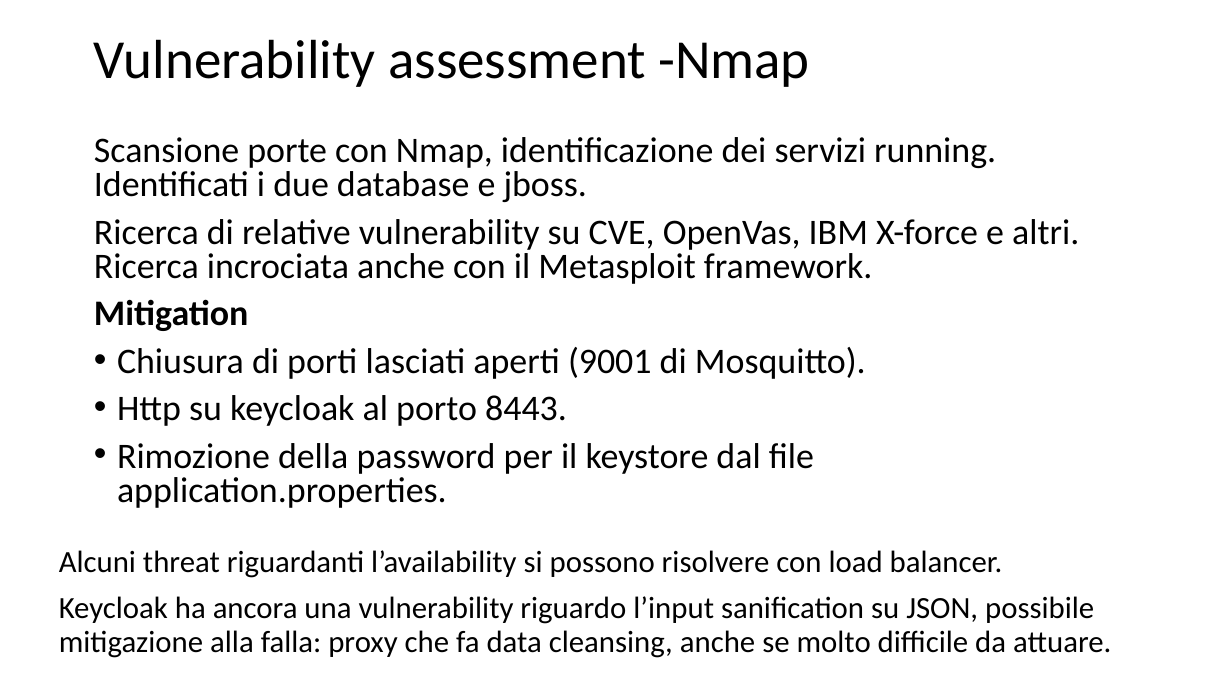
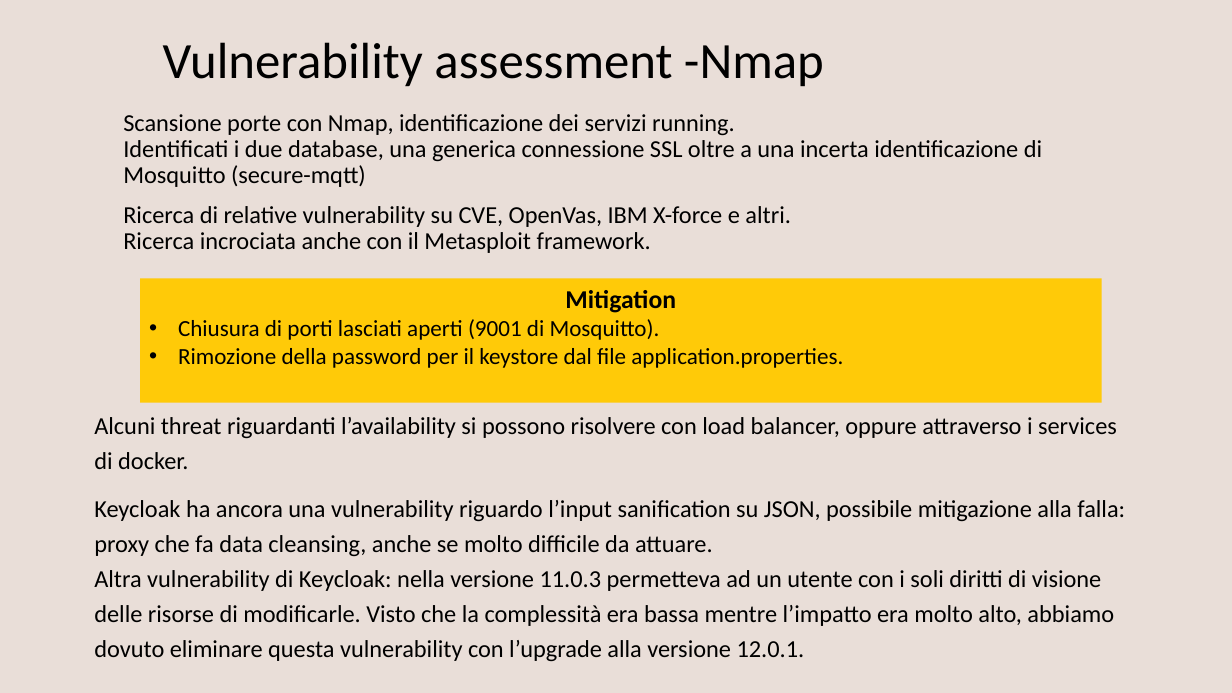
Before and after one commit to marcobarlo/GreenhouseSec, a slide deck: slide 20 of pres.pptx (slide 17 before the commit). Drawn at 1232x693 pixels with LibreOffice and Linux fonts; fonts in the diff are those of the drawing. Boxes give left, top, right and bottom in pixels: in the first picture for what was removed or moved away, otherwise in the second. Text is boxed around its words. In the diff, an @@ line names an element or a change of style, - is before the commit and + after.

```diff
--- a/pres.pptx
+++ b/pres.pptx
@@ background #FFFFFF to #EADEDA @@
@@ title "Vulnerability assessment -Nmap": place and size @@
-title "Vulnerability assessment -Nmap" at box(94, 39, 809, 87)
+title "Vulnerability assessment -Nmap" at box(163, 42, 824, 87)
@@ title "Vulnerability assessment -Nmap" at box(163, 42, 824, 87): size 42.9 to 39.6 pt; line spacing 0.8 to 0.9 @@
@@ text "Scansione porte con Nmap, identificazione ...": place and size @@
-text "Scansione porte con Nmap, identificazione ..." at box(94, 137, 1079, 508)
+text "Scansione porte con Nmap, identificazione ..." at box(123, 114, 1042, 253)
@@ text at box(123, 114, 1042, 187): text changed; size 28 to 19 pt @@
-Scansione porte con Nmap, identificazione dei servizi running. Identificati i due database e jboss.
+Scansione porte con Nmap, identificazione dei servizi running.
+Identificati i due database, una generica connessione SSL oltre a una incerta identificazione di Mosquitto (secure-mqtt)
@@ text at box(123, 206, 791, 253): size 28 to 19 pt in "Ricerca di relative vulnerability su CVE, OpenVas, ..."; line spacing 0.8 to 0.9 @@
@@ text at box(94, 299, 866, 508): paragraphs removed @@
-Mitigation
-• Chiusura di porti lasciati aperti (9001 di Mosquitto).
-• Http su keycloak al porto 8443.
-• Rimozione della password per il keystore dal file application.properties.
@@ rectangle added at box(140, 278, 1103, 403), fill #FFCA08, 18 pt, text #000000 @@
+Mitigation
+• Chiusura di porti lasciati aperti (9001 di Mosquitto).
+• Rimozione della password per il keystore dal file application.properties.
@@ text at box(94, 417, 1125, 661): text changed; size 24 to 19 pt @@
-Alcuni threat riguardanti l’availability si possono risolvere con load balancer.
-Keycloak ha ancora una vulnerability riguardo l’input sanification su JSON, possibile mitigazione alla falla: proxy che fa data cleansing, anche se molto difficile da attuare.
+Alcuni threat riguardanti l’availability si possono risolvere con load balancer, oppure attraverso i services di docker.
+Keycloak ha ancora una vulnerability riguardo l’input sanification su JSON, possibile mitigazione alla falla: proxy che fa data cleansing, anche se molto difficile da attuare.
+Altra vulnerability di Keycloak: nella versione 11.0.3 permetteva ad un utente con i soli diritti di visione delle risorse di modificarle. Visto che la complessità era bassa mentre l’impatto era molto alto, abbiamo dovuto eliminare questa vulnerability con l’upgrade alla versione 12.0.1.
```
Also in this commit, not shown: 14 other slides changed, 6 slides added, 3 slides removed, 56 other files.
